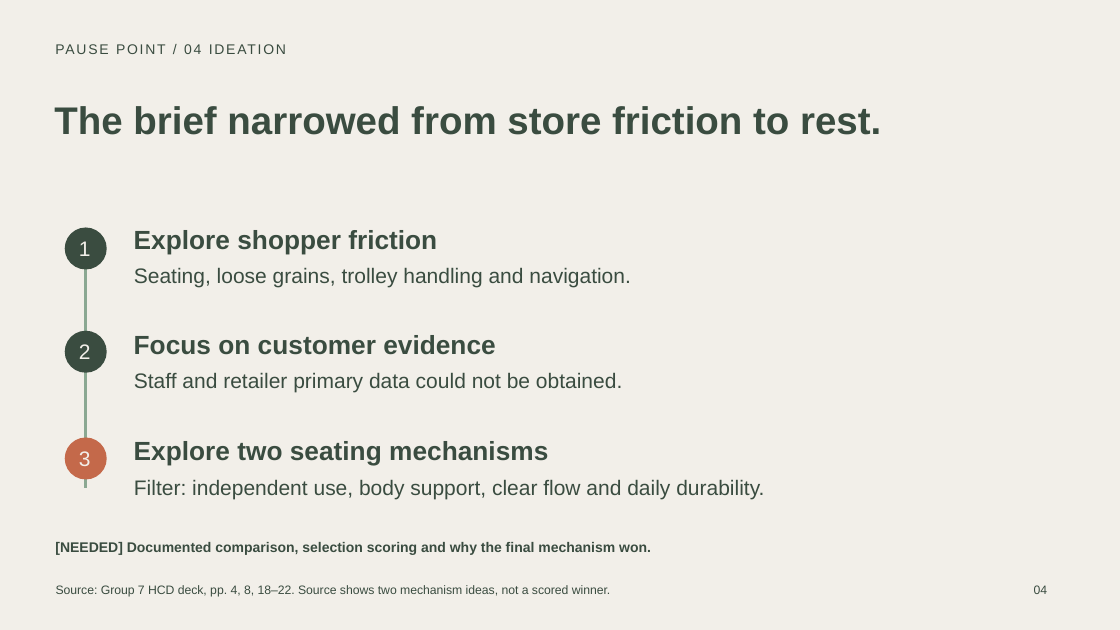
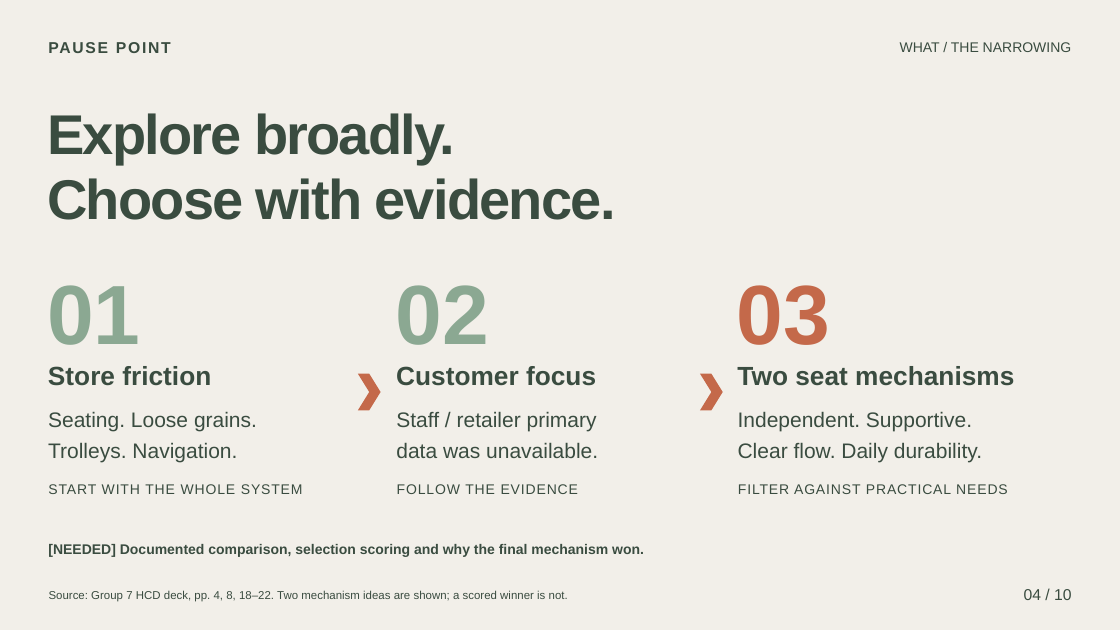
Before and after one commit to hugohe3/ppt-master, a slide deck: slide 4 of deliverables/DMart_Pause_Point_Pilot_Pitch.pptx. Drawn at 1120x630 pixels with LibreOffice and Linux fonts; fonts in the diff are those of the drawing. Boxes give left, top, right and bottom in pixels: in the first picture for what was removed or moved away, otherwise in the second. Text is boxed around its words. In the diff, an @@ line names an element or a change of style, - is before the commit and + after.

```diff
--- a/deliverables/DMart_Pause_Point_Pilot_Pitch.pptx
+++ b/deliverables/DMart_Pause_Point_Pilot_Pitch.pptx
@@ text at [49,37,189,61]: text changed; size 12 to 13.5 pt; bold on @@
-PAUSE POINT / 04 IDEATION
+PAUSE POINT
@@ text at [900,42,1072,52]: text changed; size 33 to 12 pt; bold off @@
-The brief narrowed from store friction to rest.
+WHAT / THE NARROWING
@@ text added at [47,113,615,220], 48 pt, text #3A4C40, bold @@
+Explore broadly.
+Choose with evidence.
@@ text added at [47,285,140,345], 72 pt, text #8BA892, bold @@
+01
@@ text added at [395,285,488,345], 72 pt, text #8BA892, bold @@
+02
@@ text added at [737,285,830,345], 72 pt, text #C4694A, bold @@
+03
@@ text at [48,366,211,386]: text changed @@
-Explore shopper friction
+Store friction
@@ chevron added at [358,374,381,411], fill #C4694A @@
@@ text at [396,366,596,386]: text changed; size 18 to 22.5 pt; bold on @@
-Staff and retailer primary data could not be obtained.
+Customer focus
@@ chevron added at [700,374,723,411], fill #C4694A @@
@@ text added at [737,366,1014,386], 22.5 pt, text #3A4C40, bold @@
+Two seat mechanisms
@@ text at [48,411,257,462]: text changed @@
-Seating, loose grains, trolley handling and navigation.
+Seating. Loose grains.
+Trolleys. Navigation.
@@ text added at [396,411,598,458], 18 pt, text #3A4C40 @@
+Staff / retailer primary
+data was unavailable.
@@ text at [738,411,982,462]: text changed @@
-Filter: independent use, body support, clear flow and daily durability.
+Independent. Supportive.
+Clear flow. Daily durability.
@@ group removed at [65,228,548,488]: 5 texts, 3 ellipses, 1 freeform shape @@
-1
-2
-Focus on customer evidence
-3
-Explore two seating mechanisms
@@ text added at [48,484,303,494], 12 pt, text #3A4C40 @@
+START WITH THE WHOLE SYSTEM
@@ text added at [397,484,578,494], 12 pt, text #3A4C40 @@
+FOLLOW THE EVIDENCE
@@ text added at [738,484,1008,494], 12 pt, text #3A4C40 @@
+FILTER AGAINST PRACTICAL NEEDS
@@ text "[NEEDED] Documented comparison, selection scoring ...": place and size @@
-text "[NEEDED] Documented comparison, selection scoring ..." at [55,542,651,555]
+text "[NEEDED] Documented comparison, selection scoring ..." at [48,544,644,557]
@@ text at [49,590,568,602]: text changed; size 10.5 to 9.8 pt @@
-Source: Group 7 HCD deck, pp. 4, 8, 18–22. Source shows two mechanism ideas, not a scored winner.
+Source: Group 7 HCD deck, pp. 4, 8, 18–22. Two mechanism ideas are shown; a scored winner is not.
@@ text at [1024,589,1071,600]: text changed; size 10.5 to 13.5 pt @@
-04
+04 / 10
```
Also in this commit, not shown: 9 other slides changed, 2 other files.
